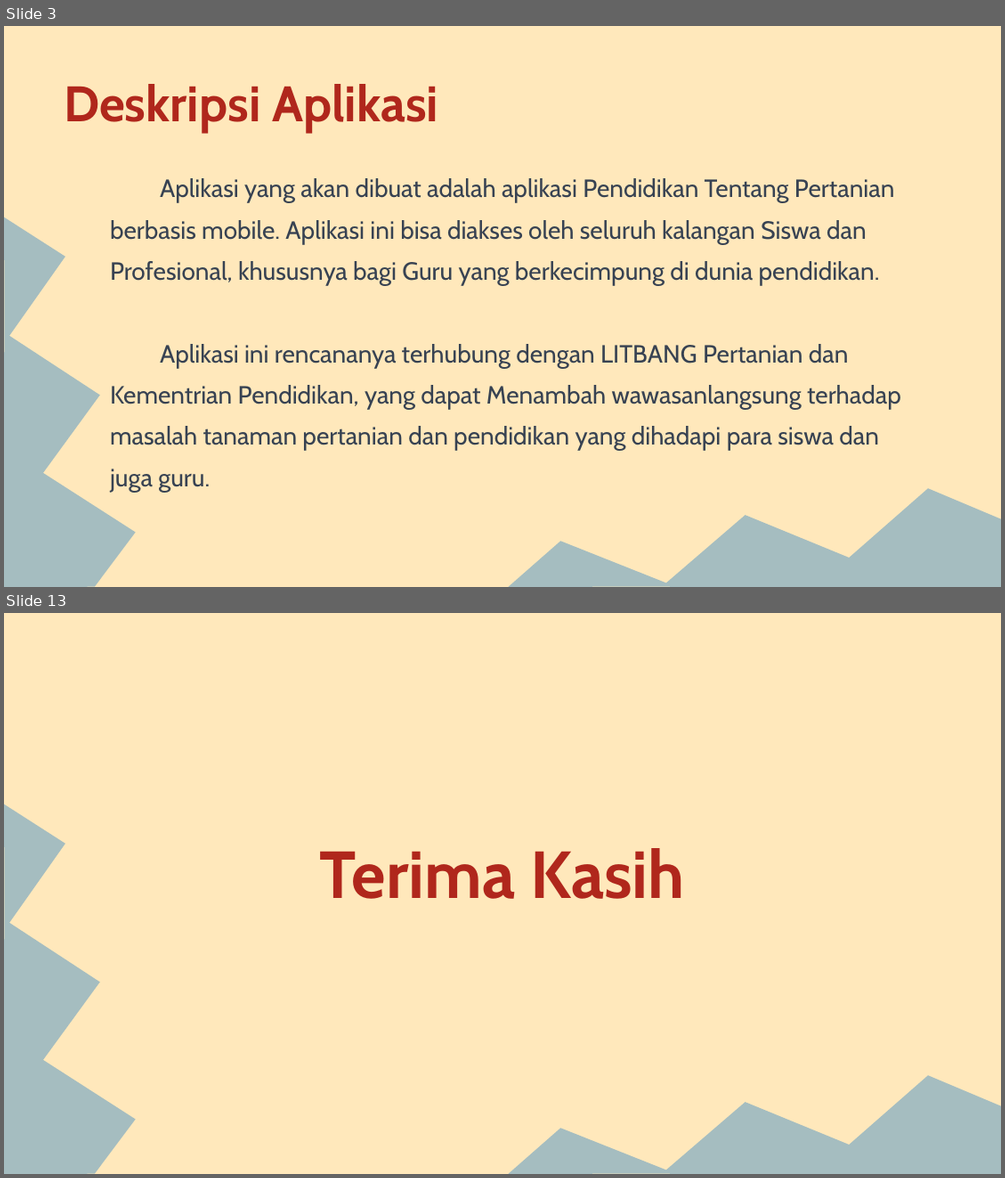
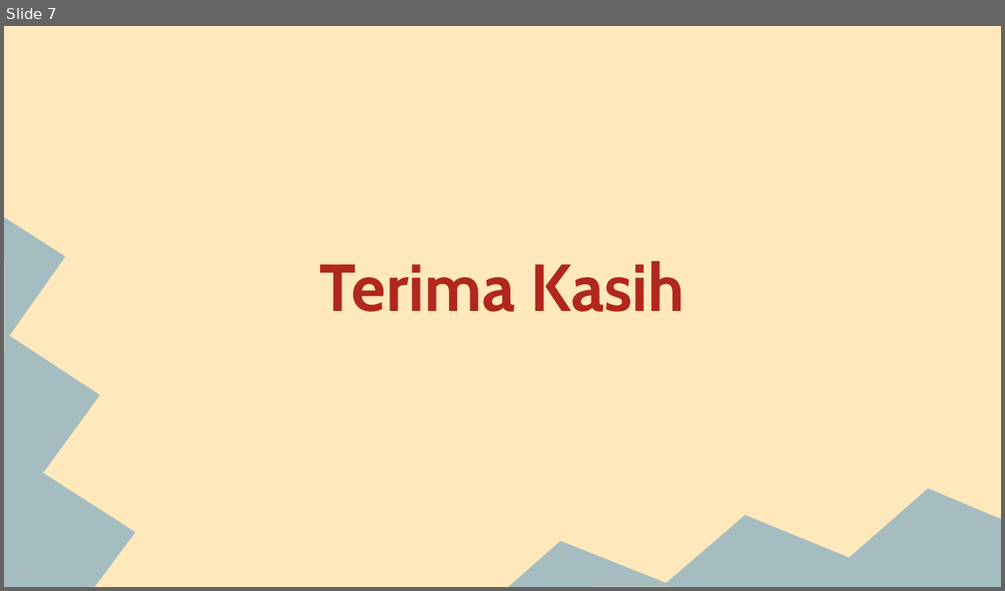
Before and after one commit to kikiiramdhani123/basdat-dan-psbo, a slide deck: PPT Presentasi Akhir.pptx. Shown one above the other, each under a label of ours: slides 3 and 13 before the commit, slide 7 after it; the slides between them are not shown. The pictures are 1005x1178 and 1005x591 pixels, drawn with LibreOffice and Linux fonts; fonts in the diff are those of the drawing. Boxes give left, top, right and bottom in pixels: in the first picture for what was removed or moved away, otherwise in the second. Text is boxed around its words. In the diff, an @@ line names an element or a change of style, - is before the commit and + after.

```diff
--- a/PPT Presentasi Akhir.pptx
+++ b/PPT Presentasi Akhir.pptx
@@ slide 3 removed at (4, 26, 1001, 587), background #FFE8BB; not listed: 2 template elements that a slide beside it also shows @@
@@ title removed at (64, 84, 438, 133) @@
-Deskripsi Aplikasi
@@ text removed at (110, 178, 901, 491) @@
-Aplikasi yang akan dibuat adalah aplikasi Pendidikan Tentang Pertanian berbasis mobile. Aplikasi ini bisa diakses oleh seluruh kalangan Siswa dan Profesional, khususnya bagi Guru yang berkecimpung di dunia pendidikan.
-Aplikasi ini rencananya terhubung dengan LITBANG Pertanian dan Kementrian Pendidikan, yang dapat Menambah wawasanlangsung terhadap masalah tanaman pertanian dan pendidikan yang dihadapi para siswa dan juga guru.
@@ what was slide 13 is now slide 7 @@
```
Also in this commit, not shown: 2 slides changed, 4 slides added, 9 other slides removed, 6 other files.
